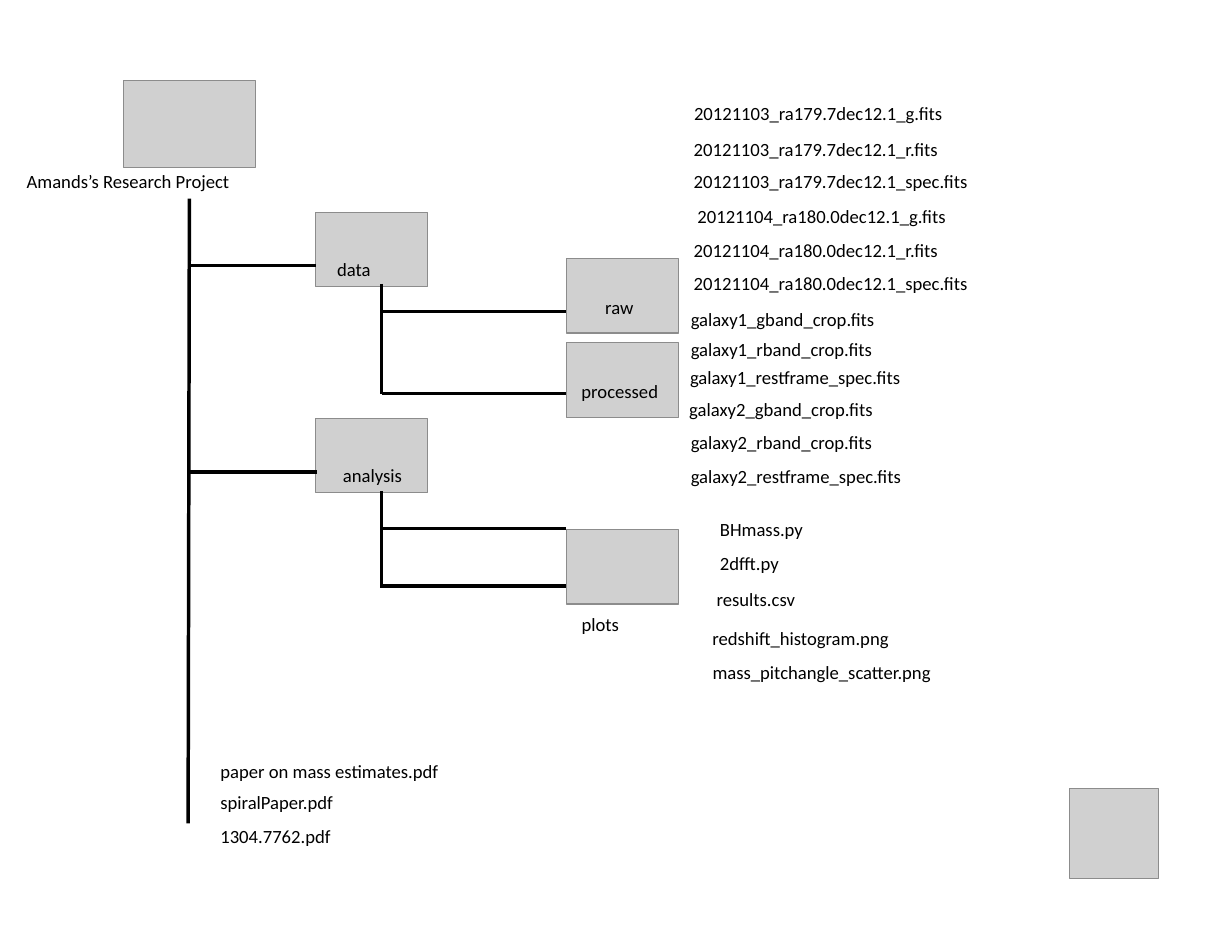
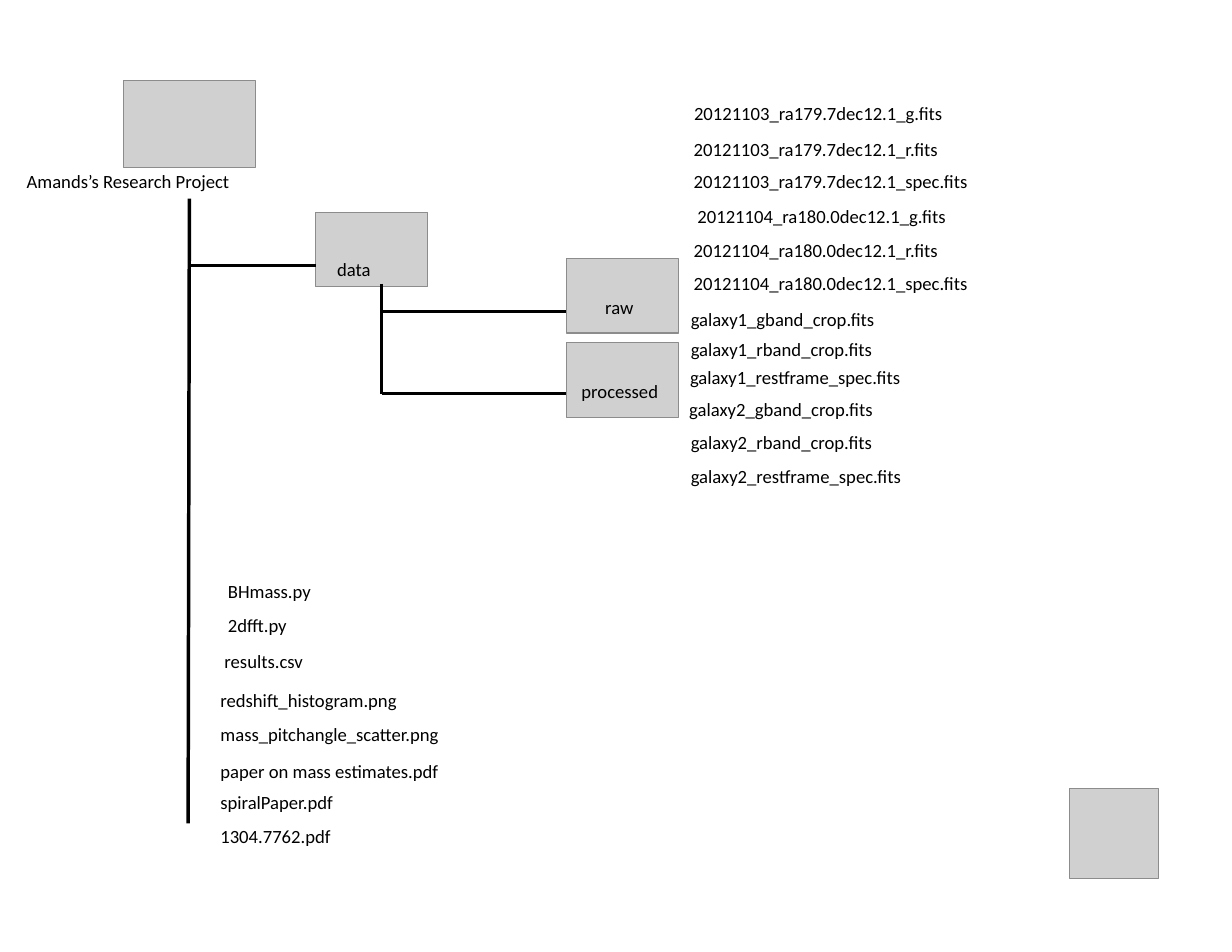
Before and after one commit to oulib-resdata/datamgmt_101, a slide deck: slide 1 of worksheet.pptx. Drawn at 1232x952 pixels with LibreOffice and Linux fonts; fonts in the diff are those of the drawing; grey boxes stand for pictures. Boxes give left, top, right and bottom in pixels: in the first picture for what was removed or moved away, otherwise in the second. Text is boxed around its words. In the diff, an @@ line names an element or a change of style, - is before the commit and + after.

Commit message:
Worksheet in progress

```diff
--- a/worksheet.pptx
+++ b/worksheet.pptx
@@ picture removed at <box>316,418,428,493</box> @@
@@ line removed from (190, 472) to (317, 472) @@
@@ text removed at <box>343,469,402,485</box> @@
-analysis
@@ line removed from (382, 492) to (382, 588) @@
@@ line removed from (382, 529) to (567, 529) @@
@@ picture removed at <box>567,530,679,605</box> @@
@@ 4 texts: place and size @@
-4 texts at <box>712,524,888,648</box>
+4 texts at <box>220,586,396,710</box>
@@ line removed from (382, 586) to (567, 586) @@
@@ text removed at <box>582,618,619,634</box> @@
-plots
@@ text "mass_pitchangle_scatter.png": place and size @@
-text "mass_pitchangle_scatter.png" at <box>713,666,931,683</box>
+text "mass_pitchangle_scatter.png" at <box>220,728,438,745</box>
```
